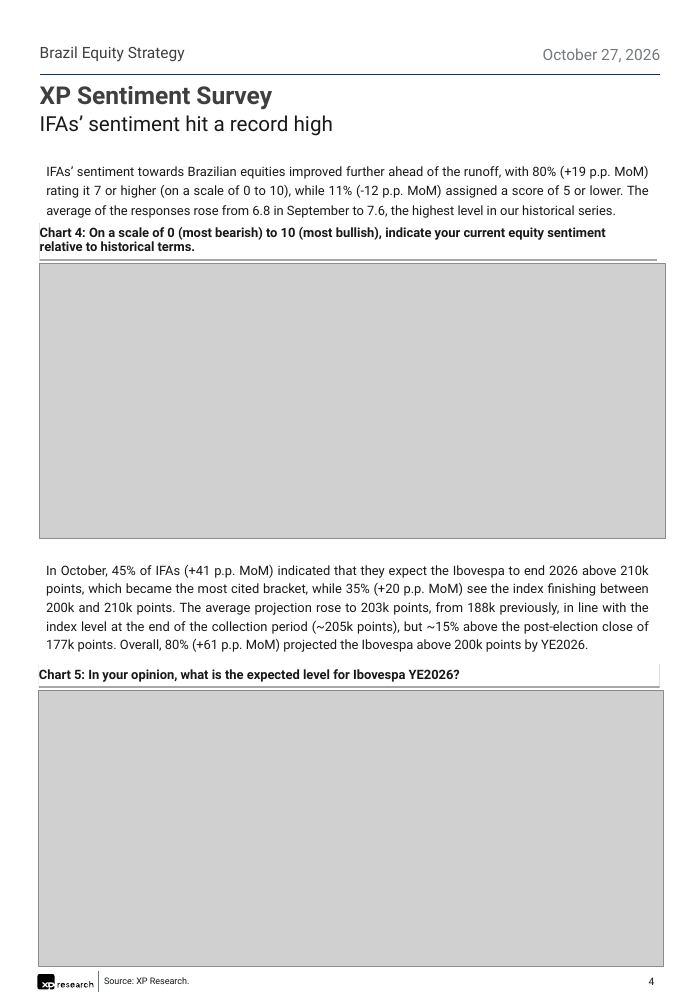
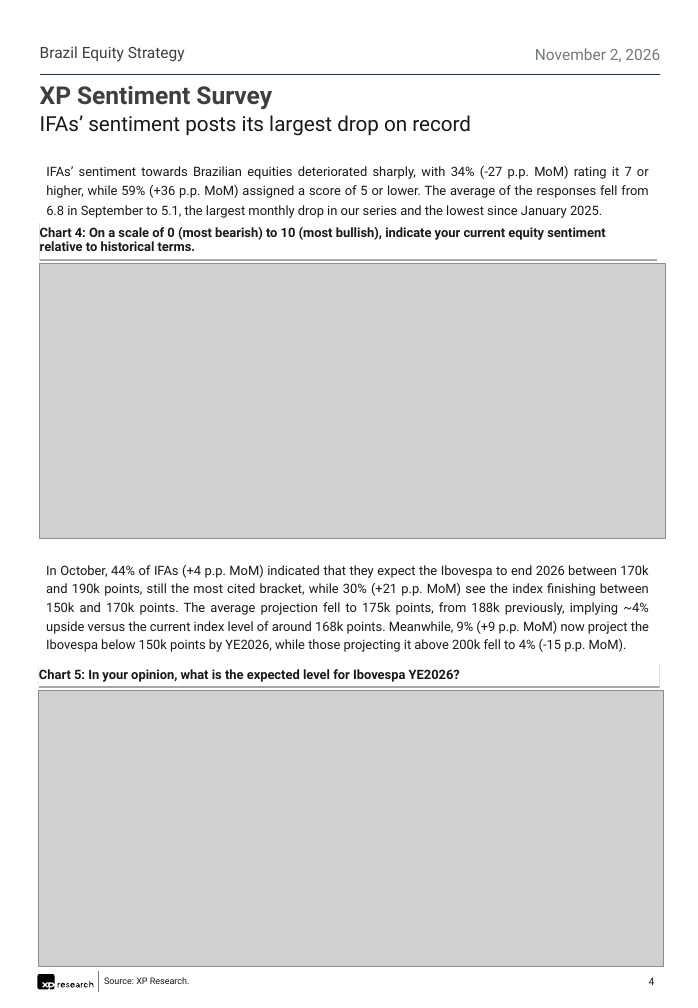
Before and after one commit to CaioLSouza/datasets, a slide deck: slide 4 of pesquisa_assessores_outubro_2026/XP IFAs Sentiment Survey - October 2026.pptx. Drawn at 698x1008 pixels with LibreOffice and Linux fonts; fonts in the diff are those of the drawing; grey boxes stand for pictures. Boxes give left, top, right and bottom in pixels: in the first picture for what was removed or moved away, otherwise in the second. Text is boxed around its words. In the diff, an @@ line names an element or a change of style, - is before the commit and + after.

```diff
--- a/pesquisa_assessores_outubro_2026/XP IFAs Sentiment Survey - October 2026.pptx
+++ b/pesquisa_assessores_outubro_2026/XP IFAs Sentiment Survey - October 2026.pptx
@@ text at box(535, 48, 660, 62): text changed @@
-October 27, 2026
+November 2, 2026
@@ text at box(40, 115, 471, 136): text changed @@
-IFAs’ sentiment hit a record high
+IFAs’ sentiment posts its largest drop on record
@@ text at box(46, 166, 649, 218): text changed @@
-IFAs’ sentiment towards Brazilian equities improved further ahead of the runoff, with 80% (+19 p.p. MoM) rating it 7 or higher (on a scale of 0 to 10), while 11% (-12 p.p. MoM) assigned a score of 5 or lower. The average of the responses rose from 6.8 in September to 7.6, the highest level in our historical series.
+IFAs’ sentiment towards Brazilian equities deteriorated sharply, with 34% (-27 p.p. MoM) rating it 7 or higher, while 59% (+36 p.p. MoM) assigned a score of 5 or lower. The average of the responses fell from 6.8 in September to 5.1, the largest monthly drop in our series and the lowest since January 2025.
@@ text at box(46, 565, 649, 652): text changed @@
-In October, 45% of IFAs (+41 p.p. MoM) indicated that they expect the Ibovespa to end 2026 above 210k points, which became the most cited bracket, while 35% (+20 p.p. MoM) see the index finishing between 200k and 210k points. The average projection rose to 203k points, from 188k previously, in line with the index level at the end of the collection period (~205k points), but ~15% above the post-election close of 177k points. Overall, 80% (+61 p.p. MoM) projected the Ibovespa above 200k points by YE2026.
+In October, 44% of IFAs (+4 p.p. MoM) indicated that they expect the Ibovespa to end 2026 between 170k and 190k points, still the most cited bracket, while 30% (+21 p.p. MoM) see the index finishing between 150k and 170k points. The average projection fell to 175k points, from 188k previously, implying ~4% upside versus the current index level of around 168k points. Meanwhile, 9% (+9 p.p. MoM) now project the Ibovespa below 150k points by YE2026, while those projecting it above 200k fell to 4% (-15 p.p. MoM).
```
Also in this commit, not shown: 7 other slides changed, 3 other files.
